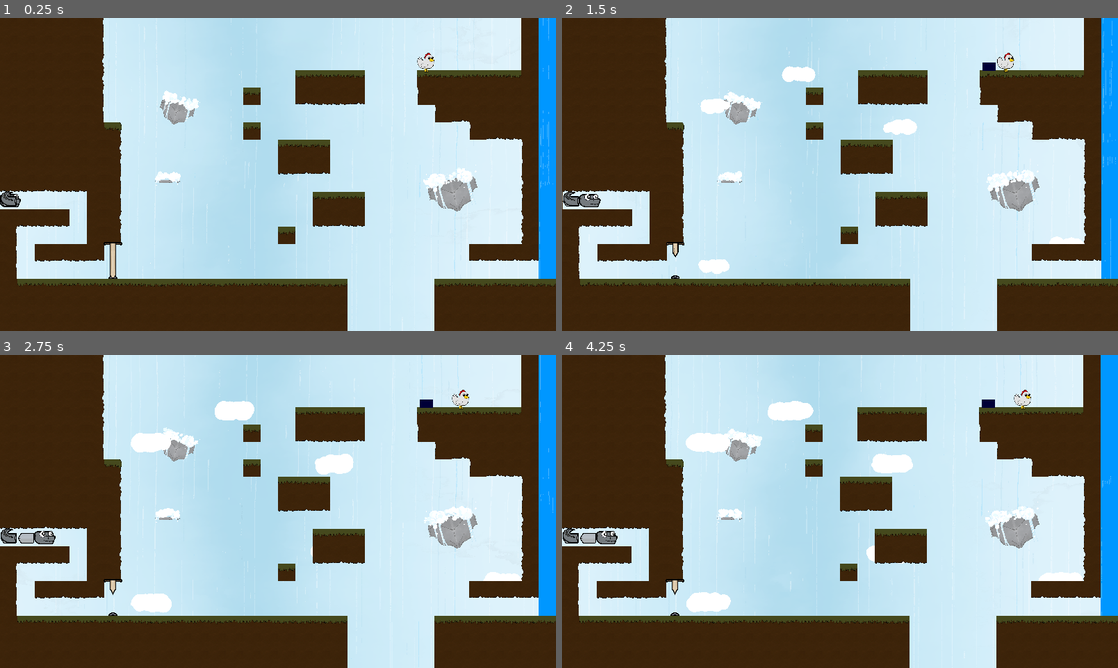
Above: before the commit, frames 1-4 (two rows, left to right).
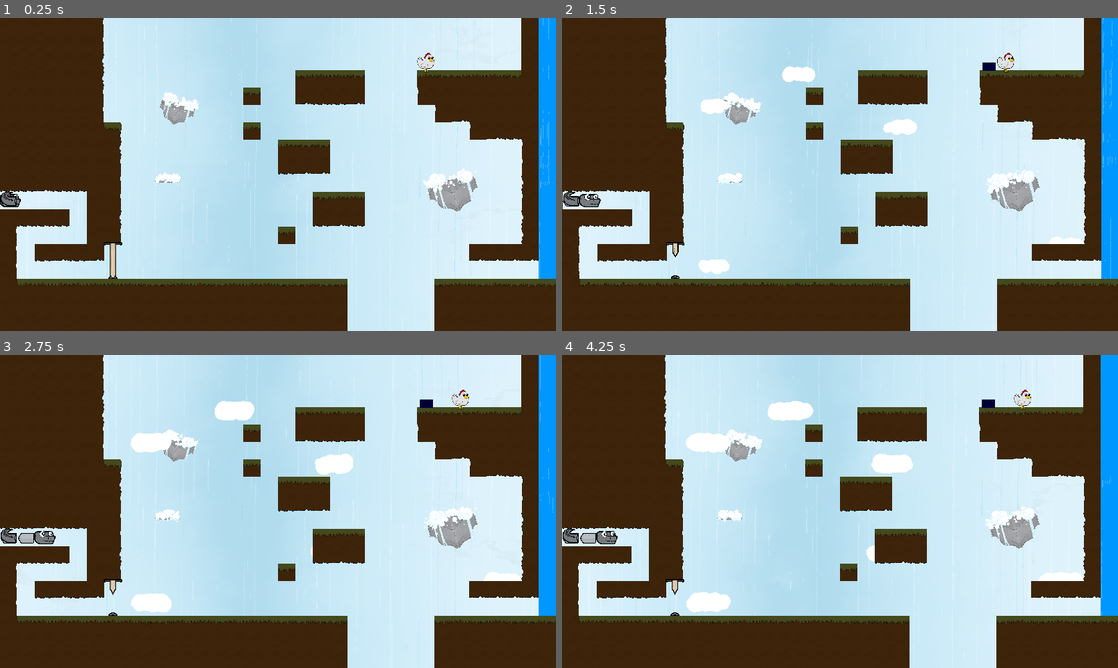
Above: after the commit, the same moments.

Repository: Someoneyeeting/GMTK
Game: Godot game, scene res://levels/test.tscn
Same seed, same stepped clock (60 frames per second), same inputs: the game is played once before the commit and once after it.
Inputs (mouse positions are in pixels of both pictures, inside the frame that each line leads up to):
- Up to frame 1 (0.25 s): no input
- Up to frame 2 (1.5 s): move the mouse to (962, 158) at 0.52 s; hold D (right) 0.53-1.28 s; move the mouse to (728, 190) at 1.27 s; hold S (down) from 1.28 s (still down)
- Up to frame 3 (2.75 s): move the mouse to (333, 442) at 2.02 s; release S (down) at 2.03 s; hold D (right) from 2.03 s (still down)
- Up to frame 4 (4.25 s): move the mouse to (812, 574) at 2.77 s; release D (right) at 2.78 s; hold W (up) 2.78-3.53 s; move the mouse to (1006, 558) at 3.52 s; hold A (left) from 3.53 s (still down)

The runs differ from the first frame. In frame 1, 0.2% of the frame differs, in the area x 27-85%, y 23-57%; in frame 2, 0.2%; in frame 3, 0.2%; in frame 4, 0.2%, in the area x 28-84%, y 23-56%.

Commit message:
chicken sleep

Diff:
--- a/chicken.gd
+++ b/chicken.gd
@@ -10,6 +10,7 @@
 var movetarget
 var mult :float= 0
 var yoff :float= 0
+@export var moves := true
 
 const PART = preload("res://feathers.tscn")
 
@@ -27,6 +28,8 @@
 	$Sprite.global_position = global_position
 
 func move():
+	if(not moves):
+		return
 	if($AnimationPlayer.is_playing()):
 		return
 	currentpos = movetarget
@@ -43,7 +46,11 @@
 
 	#$CollisionShape2D.position.x = 40 * dir
 	$Sprite.global_position.x = lerp(currentpos,movetarget,1 - easeing(Manger.timer.time_left / Manger.timer.wait_time))
-	$Sprite.global_position.y = lerp($Sprite.global_position.y - 3.75 * 0.222 + yoff,global_position.y - 3.75 * 0.222,0.4)
+	if(moves):
+		$Sprite.global_position.y = lerp($Sprite.global_position.y - 3.75 * 0.222 + yoff,global_position.y - 3.75 * 0.222,0.4)
+	else:
+		$Sprite.global_position.y = lerp($Sprite.global_position.y - 3.75 * 0.222,global_position.y - 3.75 * 0.222,0.4)
+
 	#if(is_on_wall()):
 		#movetarget = currentpos
 		#velocity.x = 0
@@ -59,10 +66,15 @@
 		currentpos = movetarget
 		#position.x = floor(position.x / 1280.0 * 40) / 40.0 * 1280
 		mult = lerp(mult,0.0,0.4)
-		$Sprite.stop()
+		#mult = lerp(mult,2.0,0.1)
+
+	if(moves):
+		if(Manger.timer.is_stopped()):
+			$Sprite.frame = 0
+		else:
+			$Sprite.frame = 1
 	else:
-		$Sprite.play("default")
-		#mult = lerp(mult,2.0,0.1)
+		$Sprite.frame = 2
 
 	#$ColorRect.rotation_degrees = 10 * sin(t) * mult
 	velocity.x = 0
--- a/chicken.tscn
+++ b/chicken.tscn
@@ -1,8 +1,9 @@
-[gd_scene load_steps=11 format=3 uid="uid://c74k00wdcpco0"]
+[gd_scene load_steps=12 format=3 uid="uid://c74k00wdcpco0"]
 
 [ext_resource type="Script" path="res://chicken.gd" id="1_7f3wq"]
 [ext_resource type="Texture2D" uid="uid://blp2phco0anl6" path="res://assets/chuck/ChickenRightWalk01.png" id="2_0s2c6"]
 [ext_resource type="Texture2D" uid="uid://bwwknvmk4d06c" path="res://assets/chuck/ChickenRightWalk02.png" id="3_1pcya"]
+[ext_resource type="Texture2D" uid="uid://bhvyh6cveegm2" path="res://assets/chuck/ChickenSleep.png" id="4_elw3y"]
 
 [sub_resource type="RectangleShape2D" id="RectangleShape2D_7wcol"]
 size = Vector2(40, 40)
@@ -15,6 +16,9 @@
 }, {
 "duration": 1.0,
 "texture": ExtResource("3_1pcya")
+}, {
+"duration": 1.0,
+"texture": ExtResource("4_elw3y")
 }],
 "loop": true,
 "name": &"default",
--- a/project.godot
+++ b/project.godot
@@ -18,6 +18,7 @@
 [autoload]
 
 Manger="*res://manger.tscn"
+ScenesManger="*res://scenes_manger.tscn"
 
 [display]
 
--- /dev/null
+++ b/scenes_manger.gd
@@ -0,0 +1 @@
+extends Node2D
--- /dev/null
+++ b/scenes_manger.tscn
@@ -0,0 +1,6 @@
+[gd_scene load_steps=2 format=3 uid="uid://c5nemep3wajjk"]
+
+[ext_resource type="Script" path="res://scenes_manger.gd" id="1_wqy7e"]
+
+[node name="ScenesManger" type="Node2D"]
+script = ExtResource("1_wqy7e")
--- a/waterpart.tscn
+++ b/waterpart.tscn
@@ -24,7 +24,7 @@
 angle_min = -720.0
 angle_max = 720.0
 initial_velocity_max = 1.25
-gravity = Vector3(0, 0, 0)
+gravity = Vector3(0, 100, 0)
 scale_min = 0.0
 scale_max = 0.07
 scale_curve = SubResource("CurveTexture_h3egh")
--- a/win.tscn
+++ b/win.tscn
@@ -6,6 +6,7 @@
 size = Vector2(16, 16)
 
 [node name="win" type="Node2D"]
+z_index = 235
 
 [node name="ColorRect" type="ColorRect" parent="."]
 offset_left = -20.0
Binary file added: ChickenSleep.png
Not shown, added: ChickenSleep.png.import
Binary file added: assets/chuck/ChickenSleep.png
Not shown, added: assets/chuck/ChickenSleep.png.import
